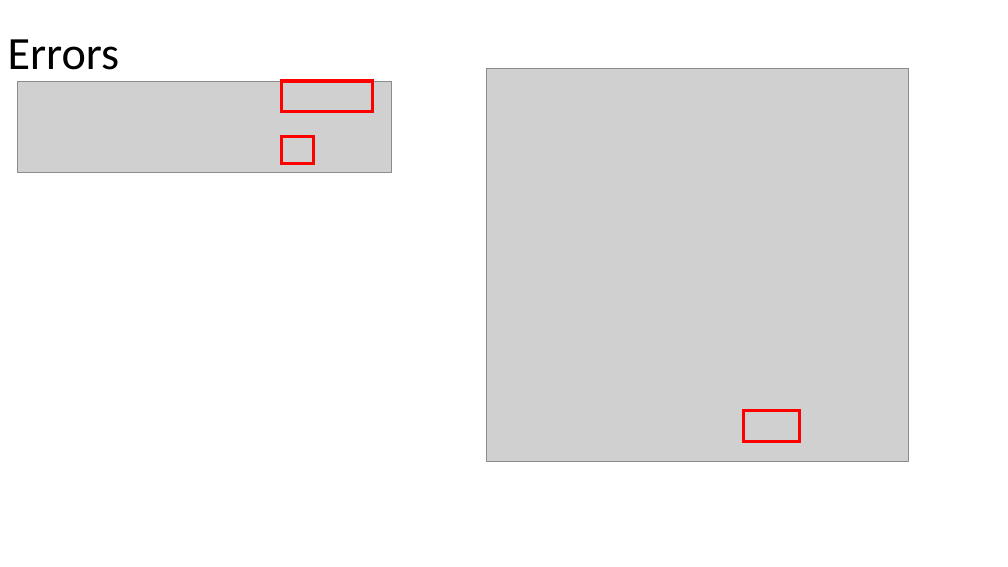
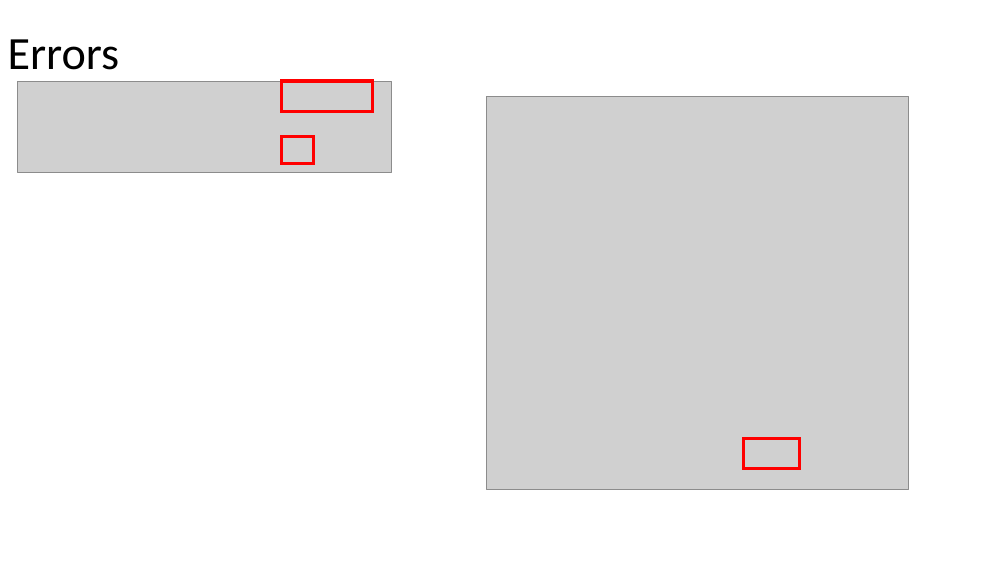
Before and after one commit to TheGrandCoding/awardsserver, a slide deck: slide 12 of TestPPT.pptx. Drawn at 1008x567 pixels with LibreOffice and Linux fonts; fonts in the diff are those of the drawing; grey boxes stand for pictures. Boxes give left, top, right and bottom in pixels: in the first picture for what was removed or moved away, otherwise in the second. Text is boxed around its words. In the diff, an @@ line names an element or a change of style, - is before the commit and + after.

```diff
--- a/TestPPT.pptx
+++ b/TestPPT.pptx
@@ picture: place and size @@
-picture at <box>486,69,908,462</box>
+picture at <box>486,97,908,490</box>
@@ rectangle: place and size @@
-rectangle at <box>744,411,800,442</box>
+rectangle at <box>744,439,800,470</box>
```
Also in this commit, not shown: 1 other slide changed, 1 other file.
